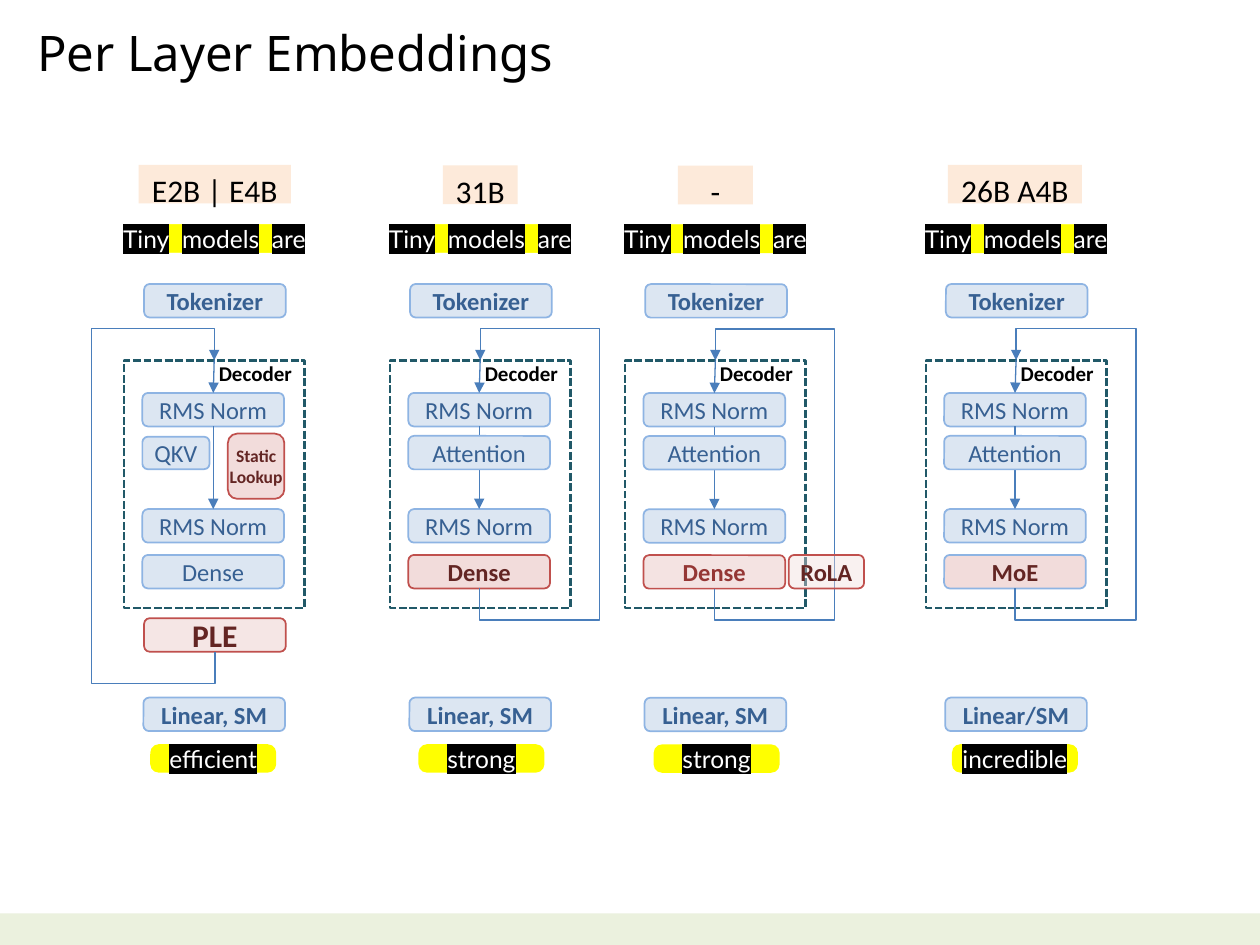
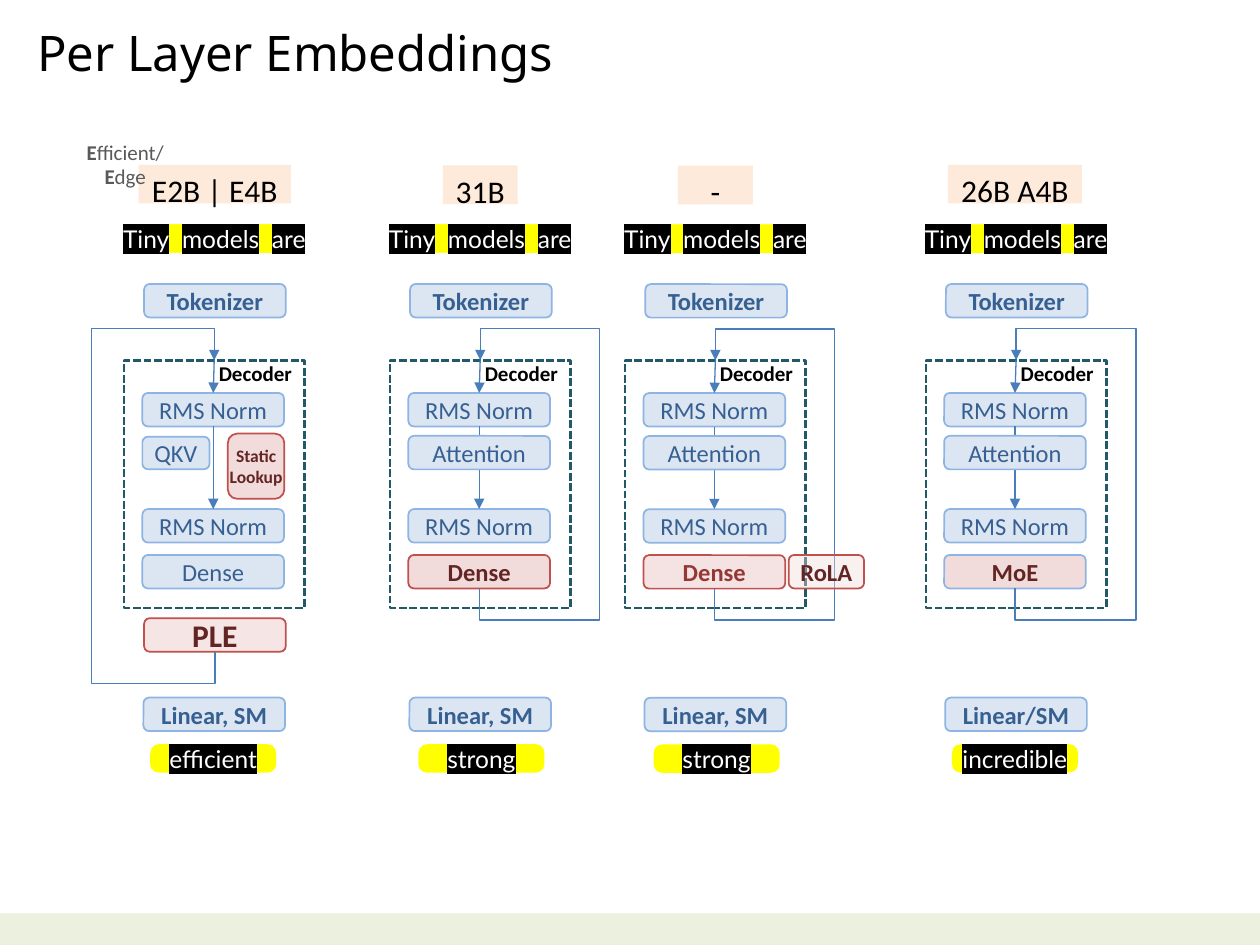
Before and after one commit to navibator/crazy-ai, a slide deck: slide 14 of ai-gemma.pptx. Drawn at 1260x945 pixels with LibreOffice and Linux fonts; fonts in the diff are those of the drawing. Boxes give left, top, right and bottom in pixels: in the first picture for what was removed or moved away, otherwise in the second. Text is boxed around its words. In the diff, an @@ line names an element or a change of style, - is before the commit and + after.

```diff
--- a/ai-gemma.pptx
+++ b/ai-gemma.pptx
@@ text added at (x1=87, y1=145, x2=164, y2=188), 12 pt, text #595959 @@
+Efficient/ Edge
```
Also in this commit, not shown: 3 other slides changed.
